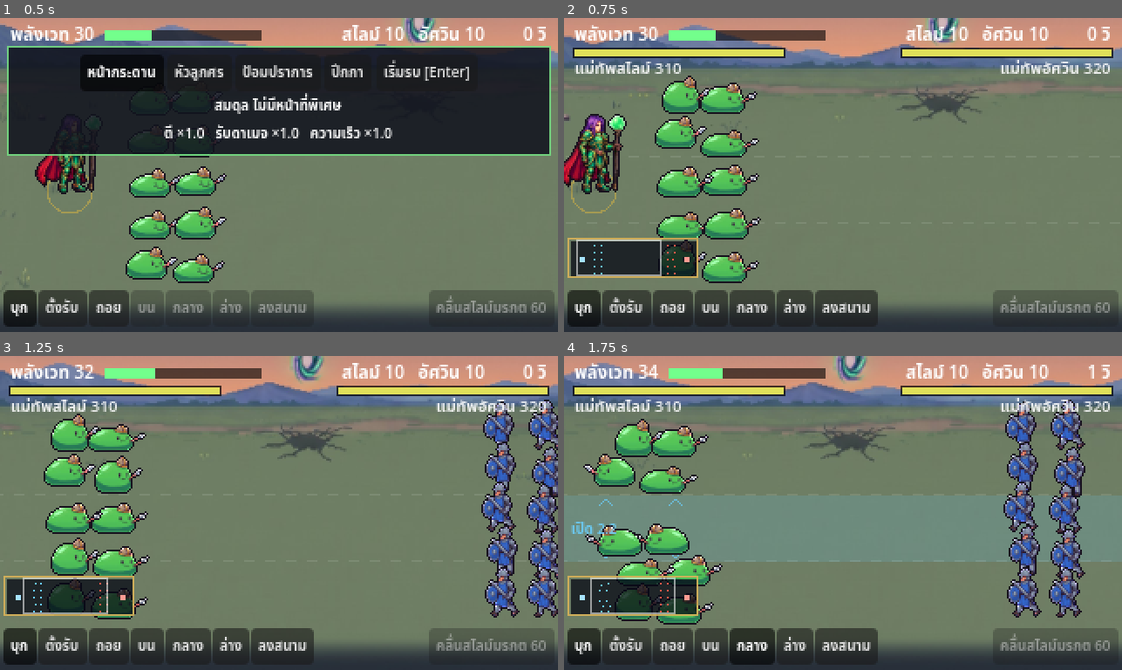
Above: before the commit, frames 1-4 (two rows, left to right).
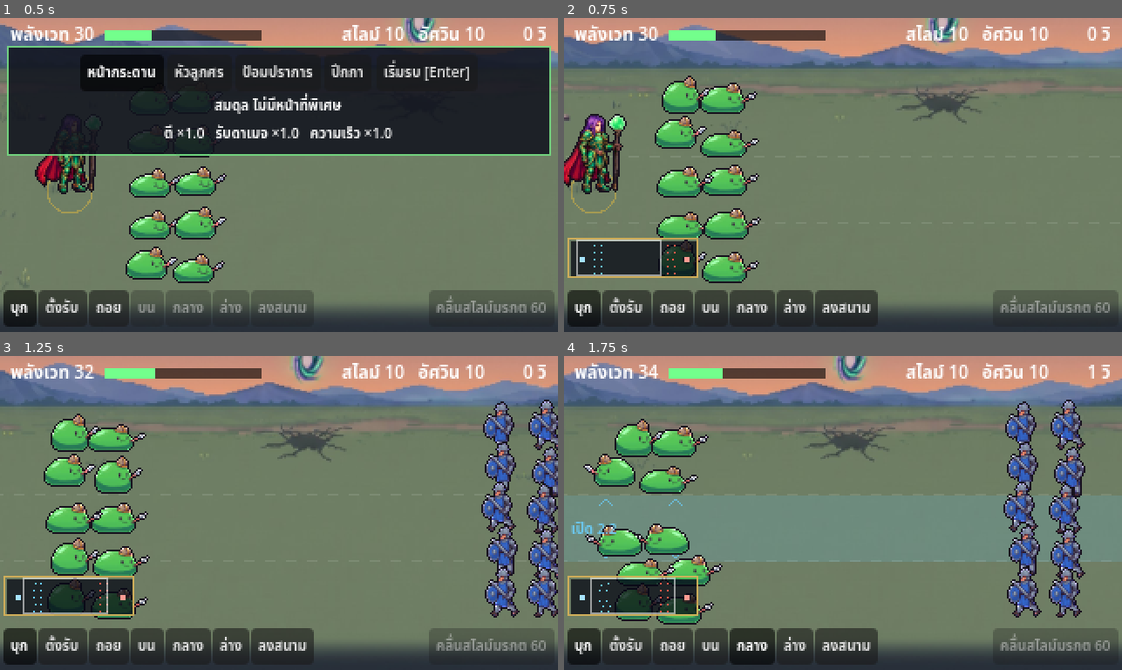
Above: after the commit, the same moments.

Repository: tomorrow-writer/GateFall
Game: Godot game, scene res://scenes/Battle.tscn
The game is run twice, just before and just after one commit, with the same random seed, the same clock (stepped at 60 frames per second) and the same inputs.
Inputs (mouse positions are in pixels of both pictures, inside the frame that each line leads up to):
- Up to frame 1 (0.5 s): no input
- Up to frame 2 (0.75 s): click "เริ่มรบ [Enter]" at 0.5 s
- Up to frame 3 (1.25 s): no input
- Up to frame 4 (1.75 s): tap Enter at 1.25, 1.35 s; move the mouse to (965, 497) at 1.27 s; hold Up from 1.28 s (still down); click (965, 497) at 1.42 s; tap Space at 1.52 s

Frame 1 is identical in both runs. In frame 2, 3.4% of the frame differs, in the area x 1-99%, y 9-18%; in frame 3, 3.4%; in frame 4, 3.4%.

Commit message:
DF-layout HUD: general panels, clock, MP gauges, pausing command menu
New BattleHud.gd draws the battle HUD in the Dragon Force layout with our
own look (dark panels, bronze trim): each general at a top corner with a
portrait cropped from its idle sprite, HP bar and troops left, a countdown
clock between them, both sides' MP gauges along the bottom (a tick at the
special's cost, glowing when ready) and the current order in the middle.

The always-on command bar is gone: commands live in a menu opened with
Tab, right-click or the order box, and the battle pauses while it is open,
like DF's command window. Every key shortcut still works without it.
General HP bars moved from BattleView to the HUD. Sim unchanged.

Co-Authored-By: Claude Opus 5.5 <noreply@anthropic.com>
Claude-Session: https://claude.ai/code/session_01XNNexssz8kQMrfeNMHDrPN

Diff:
--- /dev/null
+++ b/gate-fall-game/scripts/battle/BattleHud.gd
@@ -0,0 +1,181 @@
+## Battle HUD in the Dragon Force layout, drawn in our own style (dark panels,
+## bronze trim): the two generals at the top corners (portrait, name, HP bar,
+## troops left) with the clock between them, each side's MP gauge along the
+## bottom with the current order in the middle. The order box opens the command
+## menu (Battle.gd); keys work without it.
+## Draw-only: reads the sim every frame, never changes it.
+extends Control
+
+const SCREEN := Vector2(320, 180)
+const PANEL := Color(0.05, 0.06, 0.11, 0.86)
+const TRIM := Color("b08a4a")
+const TRIM_HI := Color("e8c27a")
+const TEXT := Color(0.96, 0.94, 0.88)
+const DIM := Color(0.75, 0.73, 0.68)
+const HP_COL := Color("e8d25a")
+const HP_LOW := Color("e05a4a")
+const MP_COL := Color("5fd0ff")
+const MP_READY := Color("8cff9a")
+const ORDER_BOX := Rect2(124, 160, 72, 17)
+
+var sim = null
+var view = null  # BattleView: sprite strips for the portraits
+var player_side := ""
+var menu_open := false
+var _clock := 0.0
+
+
+func _process(delta: float) -> void:
+	_clock += delta
+	queue_redraw()
+
+
+func _draw() -> void:
+	if sim == null or sim.phase == "duel":
+		return
+	var font := ThemeDB.fallback_font
+	for i in sim.sides.size():
+		_draw_general_panel(font, i)
+	_draw_clock(font)
+	if sim.time > 0.0:
+		for i in sim.sides.size():
+			_draw_mp(font, i)
+	_draw_order_box(font)
+	if menu_open:
+		draw_rect(Rect2(Vector2(0, 30), Vector2(SCREEN.x, 128)), Color(0, 0, 0, 0.35))
+
+
+func _side_label(id: String) -> String:
+	for sd in sim.cfg.sides:
+		if sd.id == id:
+			return sd.get("label", id)
+	return id
+
+
+func _frame(r: Rect2, hi := false) -> void:
+	draw_rect(r, PANEL)
+	draw_rect(r.grow(-0.5), TRIM_HI if hi else TRIM, false, 1.0)
+
+
+## Top corner panel: portrait, "แม่ทัพ<side>", HP bar, troops left.
+## First side on the left, second mirrored on the right.
+func _draw_general_panel(font: Font, i: int) -> void:
+	var s = sim.sides[i]
+	var g = sim.general_of(s.id)
+	var left := i == 0
+	var w := 128.0
+	var r := Rect2(2 if left else SCREEN.x - 2 - w, 2, w, 26)
+	_frame(r)
+	var pr := Rect2(r.position.x + 3 if left else r.end.x - 3 - 20, r.position.y + 3, 20, 20)
+	draw_rect(pr, Color(0.12, 0.13, 0.2))
+	if g != null:
+		_draw_portrait(g, pr, left)
+	draw_rect(pr.grow(-0.5), TRIM, false, 1.0)
+	var mine: bool = s.id == player_side
+	var name := "แม่ทัพ" + _side_label(s.id)
+	var tx0 := pr.end.x + 4 if left else r.position.x + 4
+	var tx1 := r.end.x - 4 if left else pr.position.x - 4
+	var bw := tx1 - tx0
+	_text(font, name, Vector2(tx0, r.position.y + 10), 8, TEXT if mine else DIM, left, bw)
+	var hp := 0.0 if g == null else clampf(g.hp / g.max_hp, 0.0, 1.0)
+	var bar := Rect2(tx0, r.position.y + 12, bw, 4)
+	draw_rect(bar.grow(1), Color(0, 0, 0, 0.8))
+	var col := HP_LOW if hp < 0.3 else HP_COL
+	var fill := Rect2(bar.position.x if left else bar.end.x - bw * hp, bar.position.y, bw * hp, bar.size.y)
+	draw_rect(fill, col)
+	if hp > 0.0 and hp < 0.3 and fmod(_clock, 0.6) < 0.3:
+		draw_rect(fill, Color(1, 1, 1, 0.35))
+	var troops := "ทหาร ×%d" % sim.troop_count(s.id)
+	var hp_txt := "%d" % (0 if g == null else maxi(0, ceili(g.hp)))
+	_text(font, troops, Vector2(tx0, r.position.y + 24), 7, DIM, left, bw)
+	_text(font, hp_txt, Vector2(tx0, r.position.y + 24), 7, DIM, not left, bw)
+
+
+## Head-and-shoulders crop of the general's idle frame (or the "portrait"
+## rect [x, y, w, h] in its sprite config). Mirrored so both face the middle.
+func _draw_portrait(g, pr: Rect2, left: bool) -> void:
+	if view == null or not view._sprites.has(g.type_id):
+		return
+	var sp: Dictionary = view._sprites[g.type_id]
+	var tex: Texture2D = sp.anims.idle.tex
+	var defs: Dictionary = sim.cfg.get("sprites", {}).get(g.type_id, {})
+	var src: Rect2
+	if defs.has("portrait"):
+		var p: Array = defs.portrait
+		src = Rect2(p[0], p[1], p[2], p[3])
+	else:
+		var foot: Vector2 = sp.foot
+		var top := foot.y - float(sp.height)
+		src = Rect2(foot.x - 10.0, maxf(0.0, top - 1.0), 20, 20)
+	var flip := 1.0 if left else -1.0
+	draw_set_transform(pr.get_center(), 0.0, Vector2(flip, 1))
+	draw_texture_rect_region(tex, Rect2(-pr.size / 2.0, pr.size), src)
+	draw_set_transform(Vector2.ZERO)
+
+
+## Clock between the panels: time left, red in the last 30 s.
+func _draw_clock(font: Font) -> void:
+	var r := Rect2(SCREEN.x / 2.0 - 25, 2, 50, 26)
+	_frame(r)
+	var limit := float(sim.cfg.sim.time_limit)
+	var left := maxf(0.0, limit - sim.time)
+	_text(font, "เวลา", Vector2(r.position.x, r.position.y + 9), 7, DIM, true, r.size.x, true)
+	var col := HP_LOW if left <= 30.0 and sim.time > 0.0 else TRIM_HI
+	_text(font, "%d" % ceili(left), Vector2(r.position.x, r.position.y + 23), 14, col, true, r.size.x, true)
+
+
+## Bottom gauges: each side's MP on its own half, a tick at the special's cost,
+## glowing when it can cast. The enemy's is shown too, as in DF, so the player
+## can see a special coming.
+func _draw_mp(font: Font, i: int) -> void:
+	var s = sim.sides[i]
+	if s.special.is_empty():
+		return
+	var left := i == 0
+	var w := 116.0
+	var r := Rect2(2 if left else SCREEN.x - 2 - w, 160, w, 17)
+	_frame(r)
+	var k := clampf(s.mp / maxf(1.0, s.mp_max), 0.0, 1.0)
+	var cost := float(s.special.mp_cost)
+	var ready: bool = s.mp >= cost
+	var label := "MP %d" % int(s.mp)
+	_text(font, label, Vector2(r.position.x + 4, r.position.y + 11), 8, TEXT, left, r.size.x - 8)
+	var bx := r.position.x + 40 if left else r.position.x + 4
+	var bar := Rect2(bx, r.position.y + 6, w - 44, 5)
+	draw_rect(bar.grow(1), Color(0, 0, 0, 0.8))
+	var col := MP_READY if ready else MP_COL
+	if ready and fmod(_clock, 0.8) < 0.4:
+		col = col.lightened(0.35)
+	if left:
+		draw_rect(Rect2(bar.position, Vector2(bar.size.x * k, bar.size.y)), col)
+	else:
+		draw_rect(Rect2(bar.end.x - bar.size.x * k, bar.position.y, bar.size.x * k, bar.size.y), col)
+	var ck := clampf(cost / maxf(1.0, s.mp_max), 0.0, 1.0)
+	var tx := bar.position.x + bar.size.x * ck if left else bar.end.x - bar.size.x * ck
+	draw_line(Vector2(tx, bar.position.y - 2), Vector2(tx, bar.end.y + 1), TRIM_HI, 1.0)
+
+
+## Middle of the bottom: the player's current order; click (or Tab) for the menu.
+func _draw_order_box(font: Font) -> void:
+	var s = sim.get_side(player_side)
+	var hover := get_local_mouse_position()
+	_frame(ORDER_BOX, menu_open or ORDER_BOX.has_point(hover))
+	var label := str(sim.cfg.orders.get(s.order_name, {}).get("label", s.order_name))
+	if s.gen_charge:
+		label += " · แม่ทัพบุก"
+	_text(font, label, Vector2(ORDER_BOX.position.x, ORDER_BOX.position.y + 12), 9, TRIM_HI, true, ORDER_BOX.size.x - 14, true)
+	# key hint tucked in the right edge of the box
+	_text(font, "Tab", Vector2(ORDER_BOX.position.x, ORDER_BOX.position.y + 11), 6, DIM, false, ORDER_BOX.size.x - 3)
+
+
+## Text helper: left- or right-aligned (or centred) inside a width, 1 px shadow.
+func _text(font: Font, t: String, pos: Vector2, size: int, col: Color, left: bool, width: float,
+		centre := false) -> void:
+	var tw := font.get_string_size(t, HORIZONTAL_ALIGNMENT_LEFT, -1, size).x
+	var x := pos.x
+	if centre:
+		x = pos.x + (width - tw) / 2.0
+	elif not left:
+		x = pos.x + width - tw
+	draw_string(font, Vector2(x + 1, pos.y + 1), t, HORIZONTAL_ALIGNMENT_LEFT, -1, size, Color(0, 0, 0, 0.8))
+	draw_string(font, Vector2(x, pos.y), t, HORIZONTAL_ALIGNMENT_LEFT, -1, size, col)
--- a/gate-fall-game/scripts/battle/BattleView.gd
+++ b/gate-fall-game/scripts/battle/BattleView.gd
@@ -272,7 +272,6 @@
 		_draw_fx(f)
 	_screen_begin()
 	_draw_lane_timer()
-	_draw_general_bars()
 	_draw_banners()
 	_draw_radar()
 	if sim.phase == "offer":
@@ -589,31 +588,6 @@
 	else:
 		var tip := hand + (Vector2(f * 18, 3) if u.swing > 0.0 else Vector2(f * 4, -18))
 		draw_line(hand, tip, Color("f0f0ff"), 2.0)
-
-
-## Top-of-field HP bars for both generals (first side on the left).
-func _draw_general_bars() -> void:
-	if sim.time <= 0.0:
-		return  # setup screen: the formation panel sits here
-	var font := ThemeDB.fallback_font
-	for i in sim.sides.size():
-		var g = sim.general_of(sim.sides[i].id)
-		if g == null:
-			continue
-		var w := 120.0
-		var x := 6.0 if i == 0 else SCREEN.x - 6.0 - w
-		var y := 18.0
-		var k := clampf(g.hp / g.max_hp, 0.0, 1.0)
-		draw_rect(Rect2(x - 1, y - 1, w + 2, 6), Color(0, 0, 0, 0.7))
-		var col := Color("e05a4a") if k < 0.3 else HP_FG
-		if i == 0:
-			draw_rect(Rect2(x, y, w * k, 4), col)
-		else:
-			draw_rect(Rect2(x + w * (1.0 - k), y, w * k, 4), col)
-		var label := "แม่ทัพ%s %d" % [_side_label(sim.sides[i].id), maxi(0, ceili(g.hp))]
-		var tw := font.get_string_size(label, HORIZONTAL_ALIGNMENT_LEFT, -1, 9).x
-		var tx := x if i == 0 else x + w - tw
-		draw_string(font, Vector2(tx, y + 14), label, HORIZONTAL_ALIGNMENT_LEFT, -1, 9, Color(1, 1, 1, 0.9))
 
 
 func _side_label(id: String) -> String:
